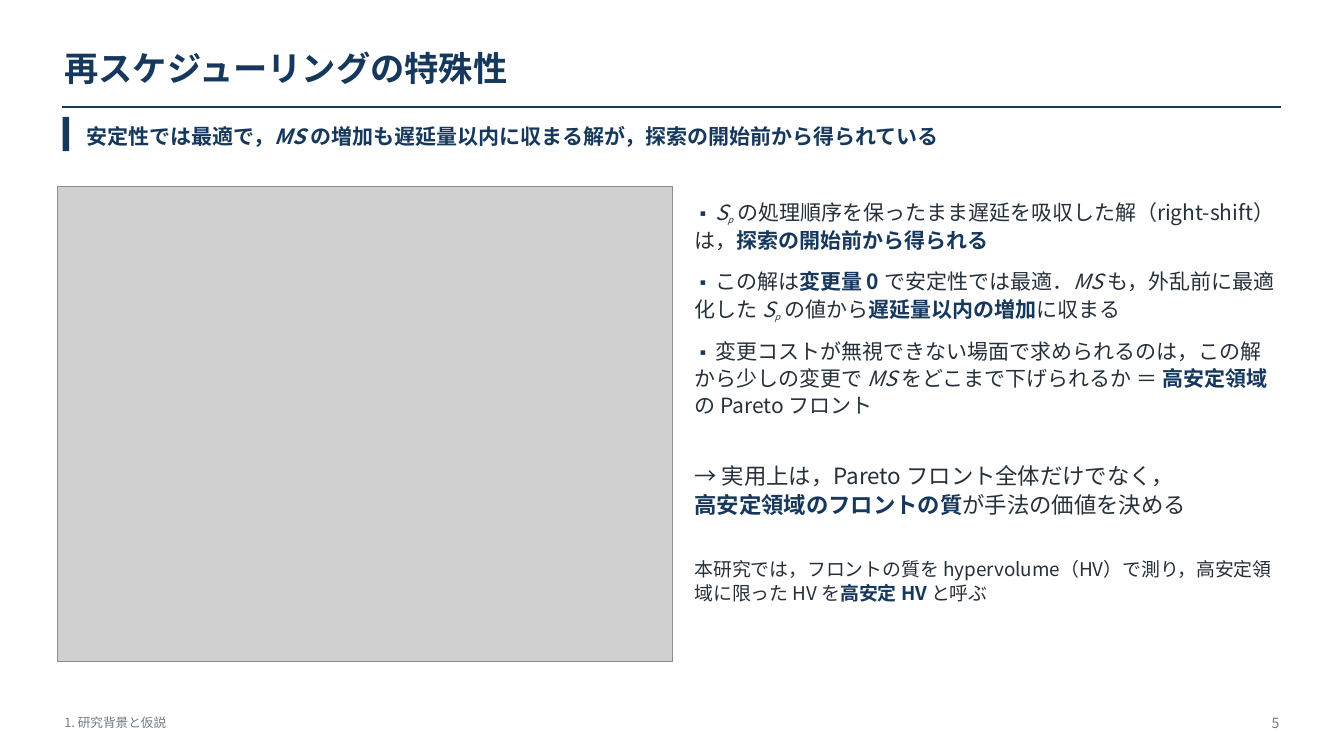
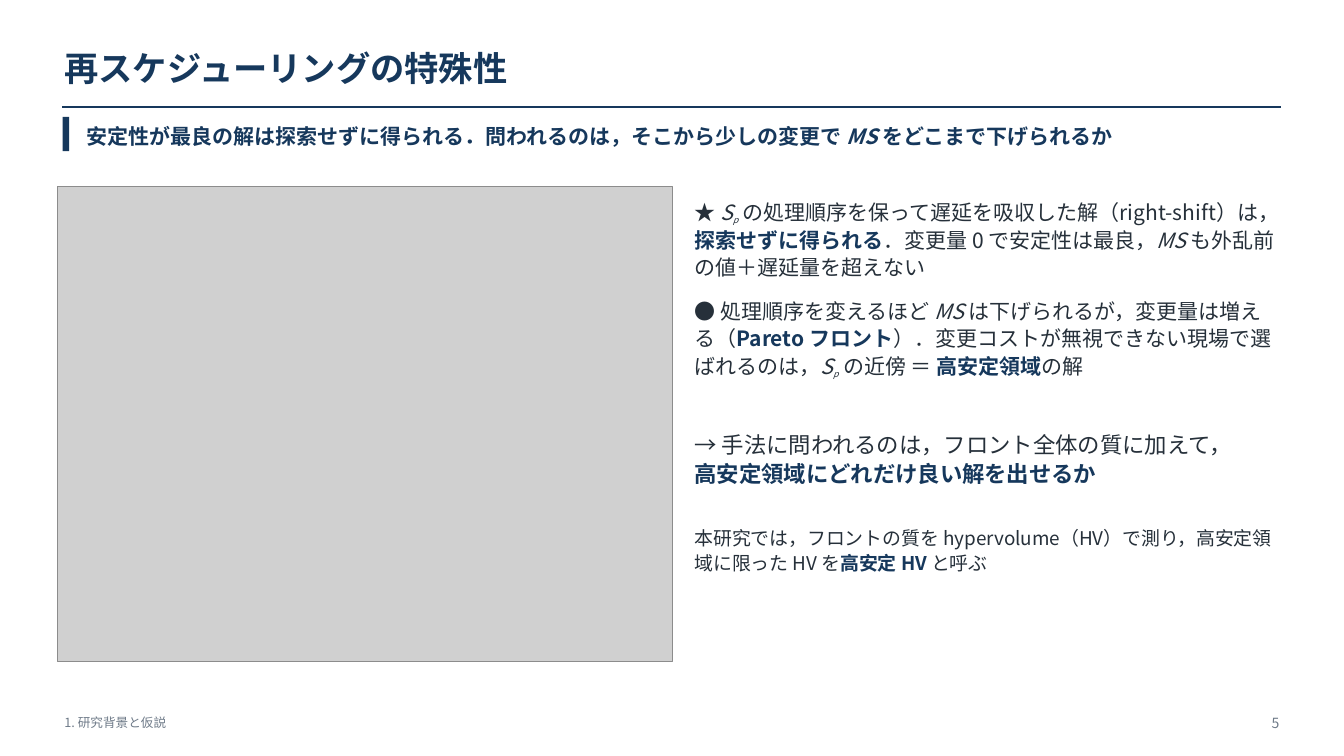
Before and after one commit to kitotakumi/stability_scheduling, a slide deck: slide 5 of doc/presentation_materials/JIMA2026fall_発表.pptx. Drawn at 1344x756 pixels with LibreOffice and Linux fonts; fonts in the diff are those of the drawing; grey boxes stand for pictures. Boxes give left, top, right and bottom in pixels: in the first picture for what was removed or moved away, otherwise in the second. Text is boxed around its words. In the diff, an @@ line names an element or a change of style, - is before the commit and + after.

```diff
--- a/doc/presentation_materials/JIMA2026fall_発表.pptx
+++ b/doc/presentation_materials/JIMA2026fall_発表.pptx
@@ text at (87,126,1112,147): text changed @@
-安定性では最適で，MS の増加も遅延量以内に収まる解が，探索の開始前から得られている
+安定性が最良の解は探索せずに得られる．問われるのは，そこから少しの変更で MS をどこまで下げられるか
@@ text at (695,202,1279,376): text changed @@
-▪ Sp の処理順序を保ったまま遅延を吸収した解（right-shift）は，探索の開始前から得られる
-▪ この解は変更量 0 で安定性では最適．MS も，外乱前に最適化した Sp の値から遅延量以内の増加に収まる
-▪ 変更コストが無視できない場面で求められるのは，この解から少しの変更で MS をどこまで下げられるか ＝ 高安定領域の Pareto フロント
+★ Sp の処理順序を保って遅延を吸収した解（right-shift）は，探索せずに得られる．変更量 0 で安定性は最良，MS も外乱前の値＋遅延量を超えない
+● 処理順序を変えるほど MS は下げられるが，変更量は増える（Pareto フロント）．変更コストが無視できない現場で選ばれるのは，Sp の近傍 ＝ 高安定領域の解
@@ text at (695,434,1232,484): text changed @@
-→ 実用上は，Pareto フロント全体だけでなく，
-高安定領域のフロントの質が手法の価値を決める
+→ 手法に問われるのは，フロント全体の質に加えて，
+高安定領域にどれだけ良い解を出せるか
@@ text "本研究では，フロントの質を hypervolume（HV）で測り，高安定領域に限った HV を高安定 HV ...": place and size @@
-text "本研究では，フロントの質を hypervolume（HV）で測り，高安定領域に限った HV を高安定 HV ..." at (695,560,1271,602)
+text "本研究では，フロントの質を hypervolume（HV）で測り，高安定領域に限った HV を高安定 HV ..." at (695,529,1271,572)
```
Also in this commit, not shown: 6 other files.
